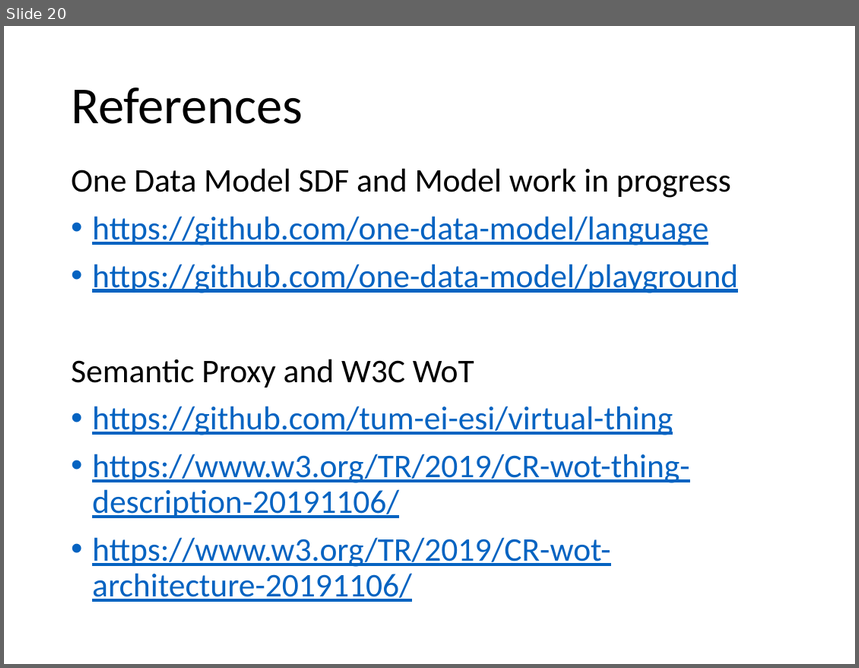
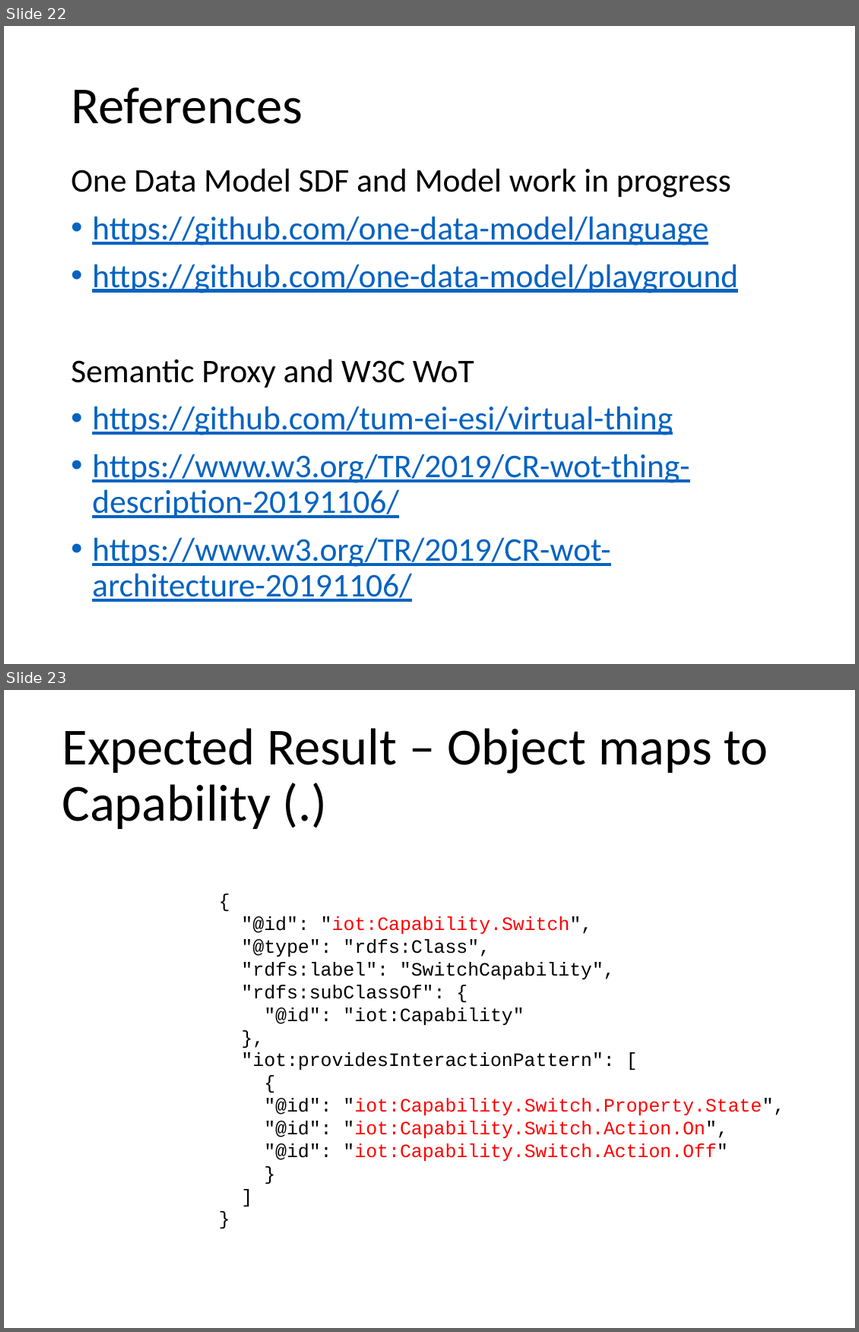
Before and after one commit to t2trg/wishi, a slide deck: slides/ietf106/SemanticProxy.pptx. Shown one above the other, each under a label of ours: slide 20 before the commit, slides 22 and 23 after it. The pictures are 859x668 and 859x1332 pixels, drawn with LibreOffice and Linux fonts; fonts in the diff are those of the drawing. Boxes give left, top, right and bottom in pixels: in the first picture for what was removed or moved away, otherwise in the second. Text is boxed around its words. In the diff, an @@ line names an element or a change of style, - is before the commit and + after.

```diff
--- a/slides/ietf106/SemanticProxy.pptx
+++ b/slides/ietf106/SemanticProxy.pptx
@@ slide 23 added at bbox=[4, 690, 855, 1328], background #FFFFFF @@
@@ title added at bbox=[63, 728, 768, 829], 44 pt, text #000000 @@
+Expected Result – Object maps to Capability (.)
@@ text added at bbox=[241, 916, 785, 1161], 16 pt, text #000000 @@
+{
+"@id": "iot:Capability.Switch",
+"@type": "rdfs:Class",
+"rdfs:label": "SwitchCapability",
+"rdfs:subClassOf": {
+"@id": "iot:Capability"
+},
+"iot:providesInteractionPattern": [
+{
+"@id": "iot:Capability.Switch.Property.State",
+"@id": "iot:Capability.Switch.Action.On",
+"@id": "iot:Capability.Switch.Action.Off"
+}
+]
+}
@@ what was slide 20 is now slide 22 @@
```
Also in this commit, not shown: 3 slides changed, 6 other slides added, 1 other file.
